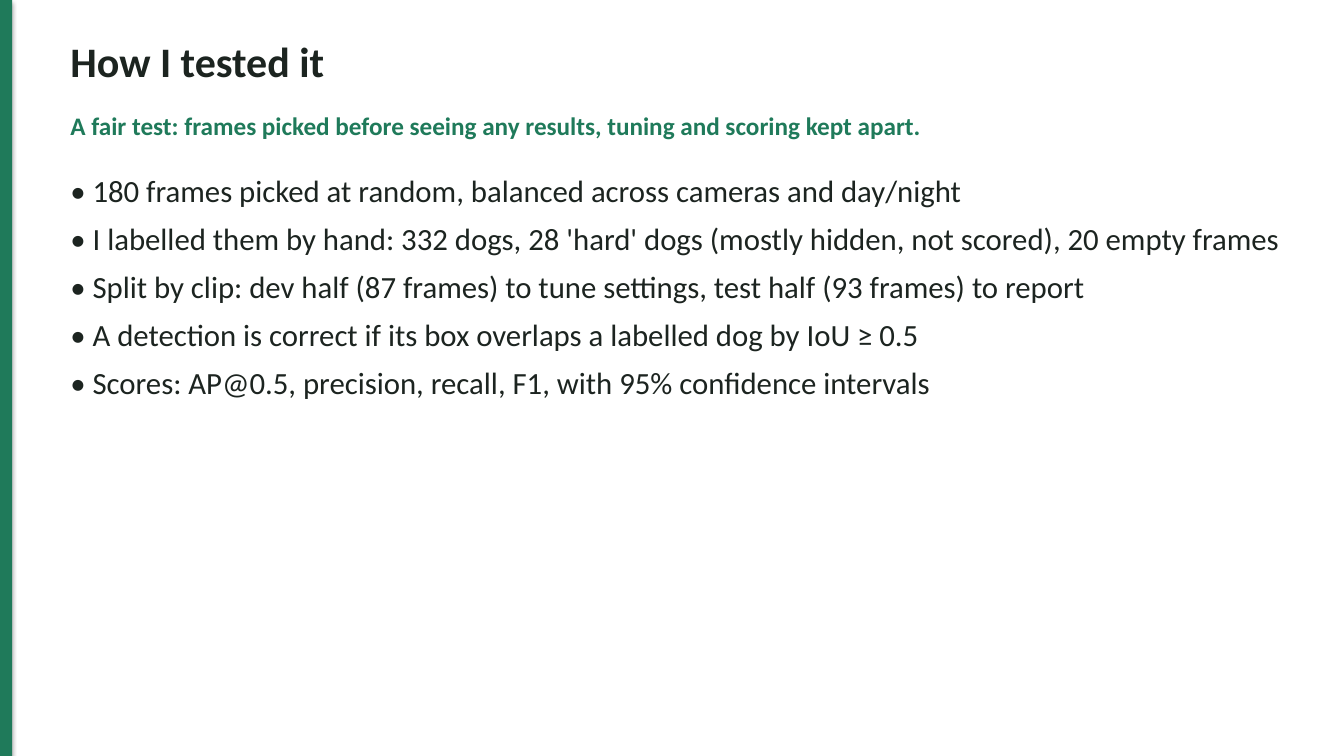
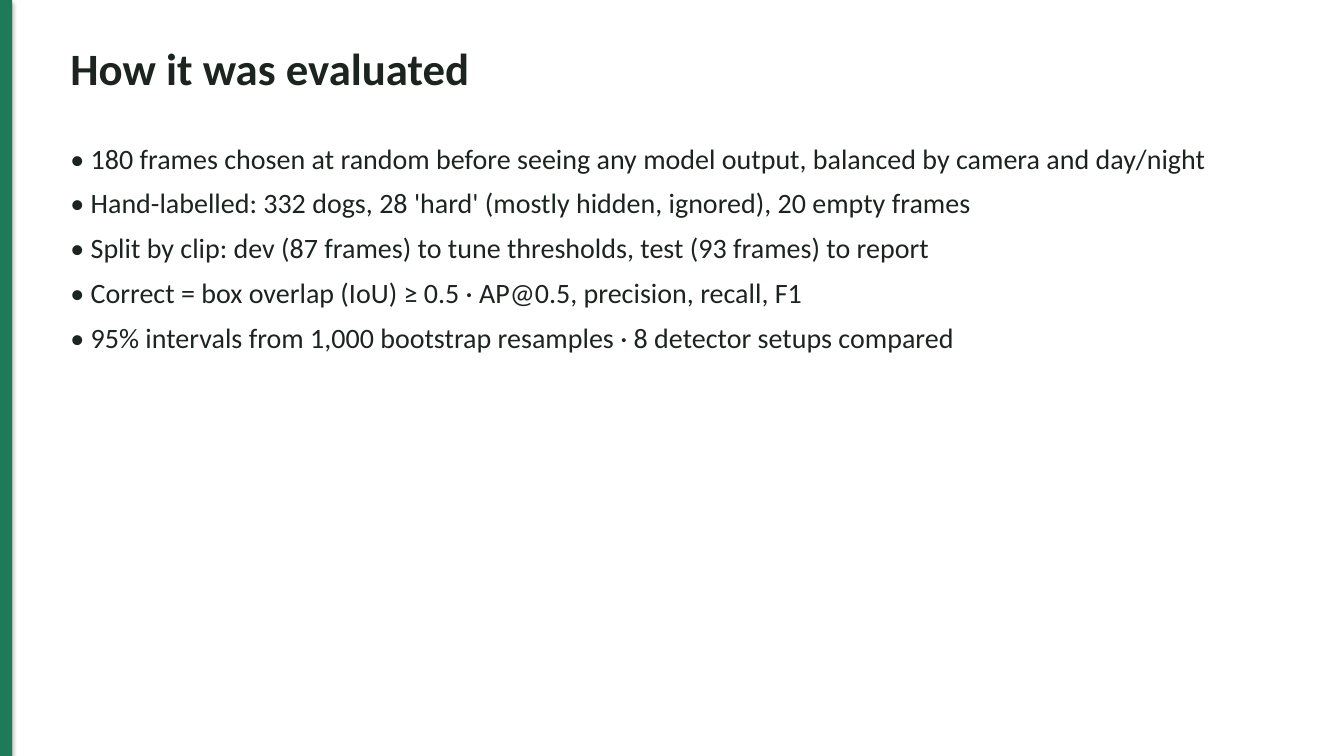
Before and after one commit to Epp-ppE/stray-dog-detection, a slide deck: slide 6 of slides/slides.pptx. Drawn at 1344x756 pixels with LibreOffice and Linux fonts; fonts in the diff are those of the drawing. Boxes give left, top, right and bottom in pixels: in the first picture for what was removed or moved away, otherwise in the second. Text is boxed around its words. In the diff, an @@ line names an element or a change of style, - is before the commit and + after.

Commit message:
Revert "Rebuild presentation from the slide summary: one message per slide, headline numbers, recognition split into design and demo, backup slides"
This reverts commit b0f1ff8ceaad919f2b5e18b7333042bda74a46f3.

```diff
--- a/slides/slides.pptx
+++ b/slides/slides.pptx
@@ text at (70, 53, 469, 86): text changed; size 30 to 32 pt @@
-How I tested it
+How it was evaluated
@@ text removed at (70, 117, 921, 140) @@
-A fair test: frames picked before seeing any results, tuning and scoring kept apart.
@@ text at (91, 149, 1205, 353): text changed; size 22 to 20 pt @@
-• 180 frames picked at random, balanced across cameras and day/night
-• I labelled them by hand: 332 dogs, 28 'hard' dogs (mostly hidden, not scored), 20 empty frames
-• Split by clip: dev half (87 frames) to tune settings, test half (93 frames) to report
-• A detection is correct if its box overlaps a labelled dog by IoU ≥ 0.5
-• Scores: AP@0.5, precision, recall, F1, with 95% confidence intervals
+• 180 frames chosen at random before seeing any model output, balanced by camera and day/night
+• Hand-labelled: 332 dogs, 28 'hard' (mostly hidden, ignored), 20 empty frames
+• Split by clip: dev (87 frames) to tune thresholds, test (93 frames) to report
+• Correct = box overlap (IoU) ≥ 0.5 · AP@0.5, precision, recall, F1
+• 95% intervals from 1,000 bootstrap resamples · 8 detector setups compared
```
Also in this commit, not shown: 12 other slides changed, 3 slides added, 8 slides removed, 4 other files.
